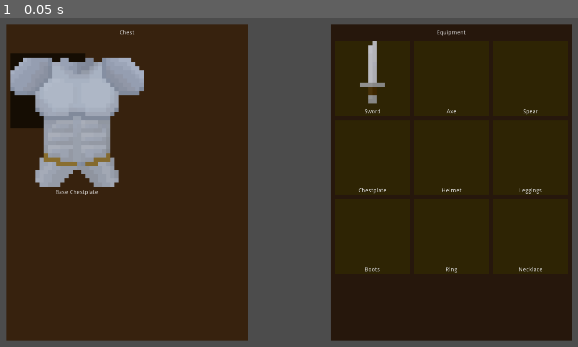
Above: before the commit, frame 1.
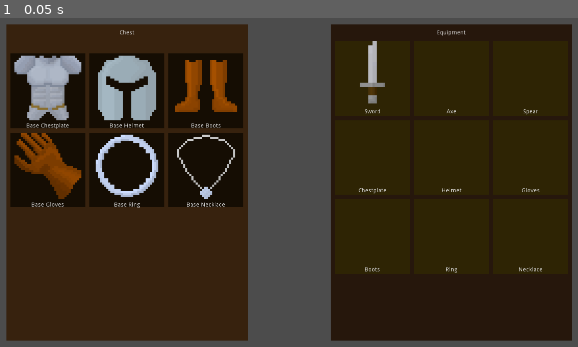
Above: after the commit, the same moment.

Repository: Flying-Octopus-Team/New-Lands
Game: Godot game, scene res://UI/EquipmentScreen/EquipmentScreen.tscn
Two runs of this game, one before a commit and one after it. Both use one fixed random seed, a clock stepped at 60 frames per second and the inputs below. This scene is started directly instead of the project's main scene.
Inputs:
- Up to frame 1 (0.05 s): no input

The runs differ from the first frame. In frame 1, 16% of the frame differs, in the area x 1-94%, y 10-58%.

Commit message:
Added rest of items, changed legging to gloves

Diff:
--- /dev/null
+++ b/Items/Equipment/BaseBoots.tscn
@@ -0,0 +1,10 @@
+[gd_scene load_steps=3 format=2]
+
+[ext_resource path="res://Items/Equipment/graphics/base_boots.png" type="Texture" id=1]
+[ext_resource path="res://Items/shared/Item.tscn" type="PackedScene" id=2]
+
+[node name="BaseBoots" instance=ExtResource( 2 )]
+type = 6
+item_name = "Base Boots"
+texture = ExtResource( 1 )
+speed_modifier = 1
--- /dev/null
+++ b/Items/Equipment/BaseGloves.tscn
@@ -0,0 +1,10 @@
+[gd_scene load_steps=3 format=2]
+
+[ext_resource path="res://Items/Equipment/graphics/base_gloves.png" type="Texture" id=1]
+[ext_resource path="res://Items/shared/Item.tscn" type="PackedScene" id=2]
+
+[node name="BaseGloves" instance=ExtResource( 2 )]
+type = 5
+item_name = "Base Gloves"
+texture = ExtResource( 1 )
+attack_speed_modifier = -0.05
--- /dev/null
+++ b/Items/Equipment/BaseNecklace.tscn
@@ -0,0 +1,10 @@
+[gd_scene load_steps=3 format=2]
+
+[ext_resource path="res://Items/Equipment/graphics/base_necklace.png" type="Texture" id=1]
+[ext_resource path="res://Items/shared/Item.tscn" type="PackedScene" id=2]
+
+[node name="BaseNecklace" instance=ExtResource( 2 )]
+type = 8
+item_name = "Base Necklace"
+texture = ExtResource( 1 )
+damage_modifier = 1
--- /dev/null
+++ b/Items/Equipment/BaseRing.tscn
@@ -0,0 +1,10 @@
+[gd_scene load_steps=3 format=2]
+
+[ext_resource path="res://Items/Equipment/graphics/base_ring.png" type="Texture" id=1]
+[ext_resource path="res://Items/shared/Item.tscn" type="PackedScene" id=2]
+
+[node name="BaseRing" instance=ExtResource( 2 )]
+type = 7
+item_name = "Base Ring"
+texture = ExtResource( 1 )
+damage_modifier = 1
--- /dev/null
+++ b/Items/Equipment/CrusaderHelmet.tscn
@@ -0,0 +1,12 @@
+[gd_scene load_steps=3 format=2]
+
+[ext_resource path="res://Items/Equipment/graphics/crusader_helmet.png" type="Texture" id=1]
+[ext_resource path="res://Items/shared/Item.tscn" type="PackedScene" id=2]
+
+[node name="CrusaderHelmet" instance=ExtResource( 2 )]
+type = 4
+item_name = "Crusader Helmet"
+texture = ExtResource( 1 )
+rarity = 2
+hp_modifier = 20
+attack_speed_modifier = -0.1
--- a/Items/shared/Item.gd
+++ b/Items/shared/Item.gd
@@ -8,4 +8,4 @@
 export var speed_modifier : int
 export var magic_modifier : int
 export var damage_modifier : int
-export var attack_speed_modifier : int
+export var attack_speed_modifier : float
--- a/Scripts/EquipmentManager.gd
+++ b/Scripts/EquipmentManager.gd
@@ -8,7 +8,7 @@
 	SPEAR,
 	CHESTPLATE,
 	HELMET,
-	LEGGINGS,
+	GLOVES,
 	BOOTS,
 	RING,
 	NECKLACE
@@ -32,11 +32,15 @@
 
 var items= {
 	RARITIES.COMMON: [load("res://Items/Equipment/BaseChestplate.tscn").instance(),
-	load("res://Items/Equipment/BaseHelmet.tscn").instance()],
-	RARITIES.RARE: [],
+	load("res://Items/Equipment/BaseHelmet.tscn").instance(),
+	load("res://Items/Equipment/BaseBoots.tscn").instance(),
+	load("res://Items/Equipment/BaseGloves.tscn").instance(),
+	load("res://Items/Equipment/BaseRing.tscn").instance(),
+	load("res://Items/Equipment/BaseNecklace.tscn").instance()],
+	RARITIES.RARE: [load("res://Items/Equipment/CrusaderHelmet.tscn").instance()],
 }
 
-var chest = [items[RARITIES.COMMON][0]]
+var chest = items[RARITIES.COMMON]
 
 var worn_items = {
 	"Sword": load("res://Items/Weapons/Swords/BaseSword.tscn").instance(),
@@ -44,7 +48,7 @@
 	"Spear": null,
 	"Chestplate": null,
 	"Helmet": null,
-	"Leggings": null,
+	"Gloves": null,
 	"Boots": null,
 	"Ring": null,
 	"Necklace": null
--- a/UI/EquipmentScreen/EquipmentScreen.tscn
+++ b/UI/EquipmentScreen/EquipmentScreen.tscn
@@ -162,7 +162,7 @@
 margin_bottom = 370.0
 type = 4
 
-[node name="Leggings" parent="HBoxContainer/Equipment/Equipment/CenterContainer/GridContainer" instance=ExtResource( 2 )]
+[node name="Gloves" parent="HBoxContainer/Equipment/Equipment/CenterContainer/GridContainer" instance=ExtResource( 2 )]
 margin_left = 380.0
 margin_top = 190.0
 margin_right = 560.0
Binary file changed: Items/Equipment/graphics/base_armor.png
Binary file changed: Items/Equipment/graphics/base_boots.png
Binary file changed: Items/Equipment/graphics/base_gloves.png
Binary file changed: Items/Equipment/graphics/base_helmet.png
Binary file changed: Items/Equipment/graphics/base_necklace.png
Binary file changed: Items/Equipment/graphics/base_ring.png
Binary file changed: Items/Equipment/graphics/crusader_helmet.png
Binary file changed: Items/Weapons/Swords/graphics/base_sword.png
